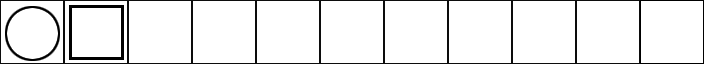
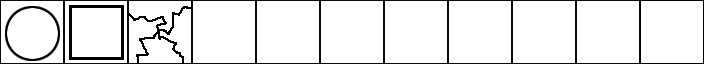
Layers edited between the first and the second (704, 64) image:
painted on "Symbols" over [128, 6, 192, 64]
